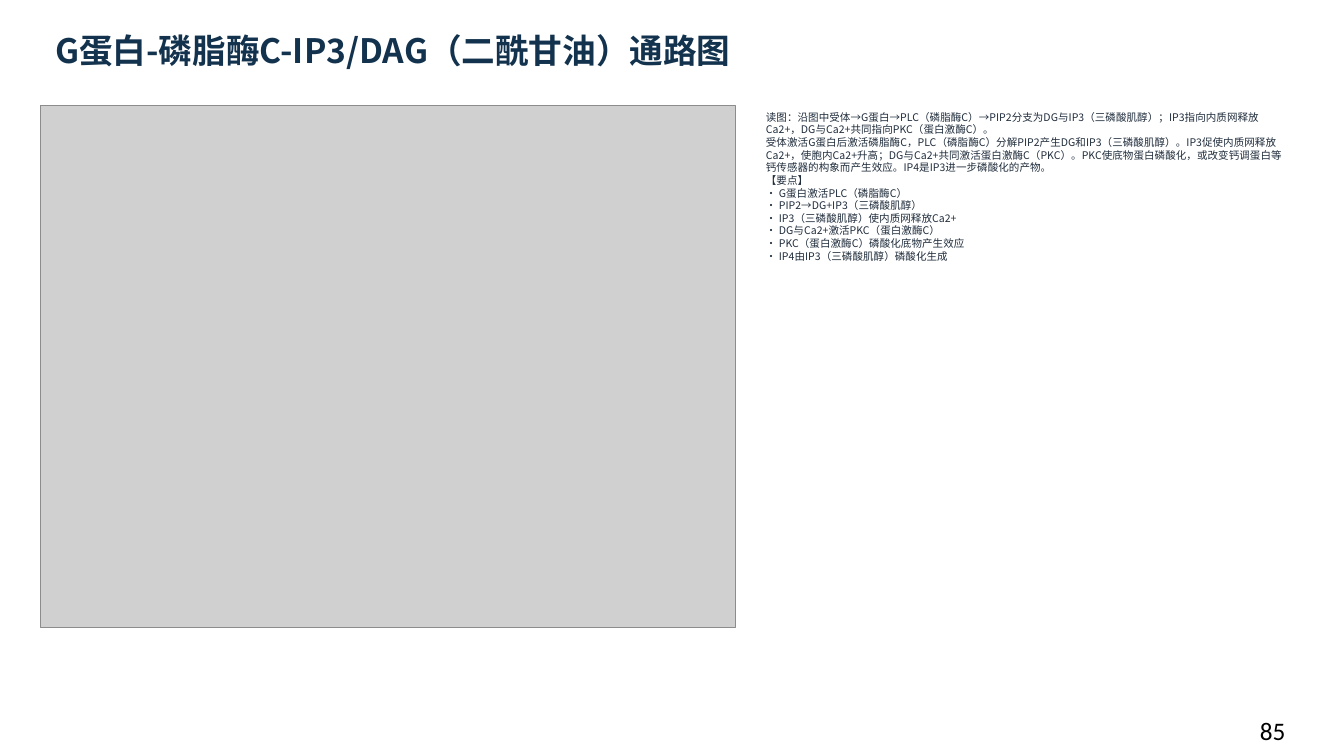
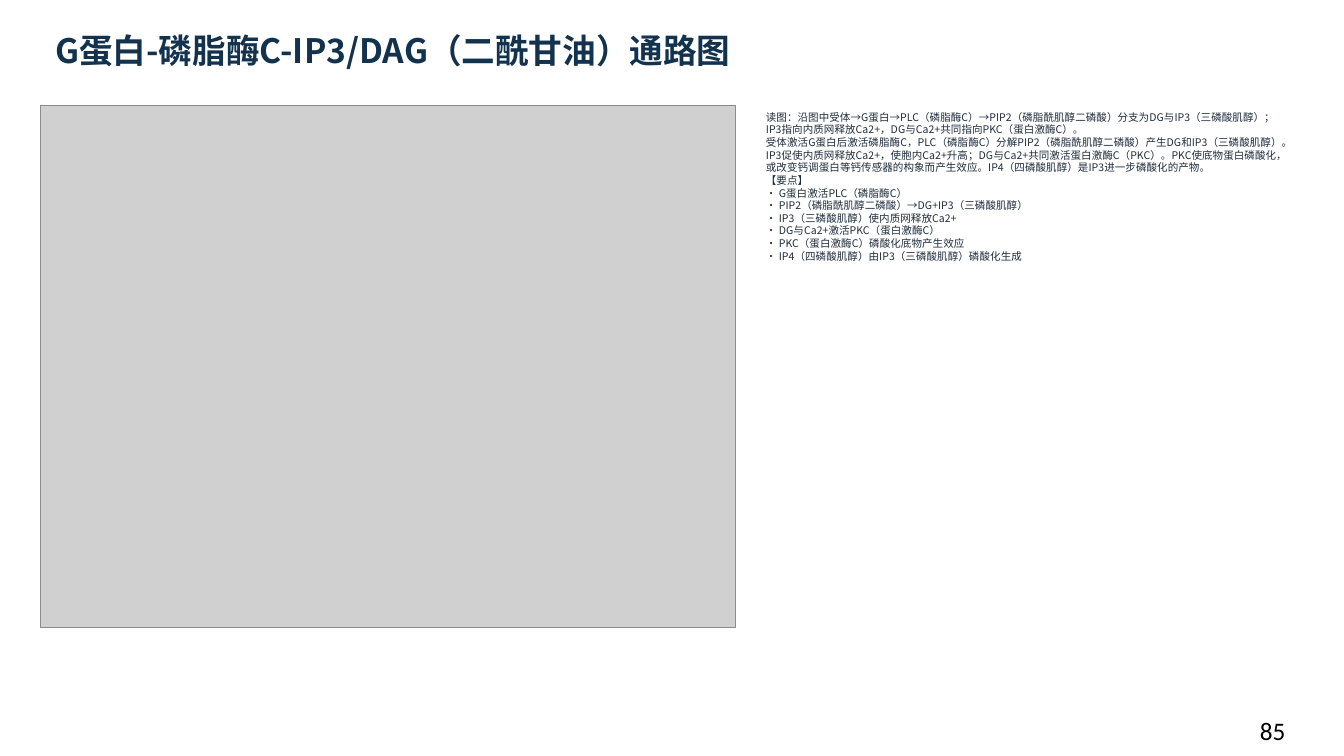
Before and after one commit to newkan-li/Biochemistry, a slide deck: slide 85 of downloads/bc14-ai-style.pptx. Drawn at 1344x756 pixels with LibreOffice and Linux fonts; fonts in the diff are those of the drawing; grey boxes stand for pictures. Boxes give left, top, right and bottom in pixels: in the first picture for what was removed or moved away, otherwise in the second. Text is boxed around its words. In the diff, an @@ line names an element or a change of style, - is before the commit and + after.

```diff
--- a/downloads/bc14-ai-style.pptx
+++ b/downloads/bc14-ai-style.pptx
@@ text at bbox=[766, 112, 1292, 261]: text changed @@
-读图：沿图中受体→G蛋白→PLC（磷脂酶C）→PIP2分支为DG与IP3（三磷酸肌醇）；IP3指向内质网释放Ca2+，DG与Ca2+共同指向PKC（蛋白激酶C）。
-受体激活G蛋白后激活磷脂酶C，PLC（磷脂酶C）分解PIP2产生DG和IP3（三磷酸肌醇）。IP3促使内质网释放Ca2+，使胞内Ca2+升高；DG与Ca2+共同激活蛋白激酶C（PKC）。PKC使底物蛋白磷酸化，或改变钙调蛋白等钙传感器的构象而产生效应。IP4是IP3进一步磷酸化的产物。
-【要点】
-• G蛋白激活PLC（磷脂酶C）
-• PIP2→DG+IP3（三磷酸肌醇）
-• IP3（三磷酸肌醇）使内质网释放Ca2+
-• DG与Ca2+激活PKC（蛋白激酶C）
-• PKC（蛋白激酶C）磷酸化底物产生效应
-• IP4由IP3（三磷酸肌醇）磷酸化生成
+读图：沿图中受体→G蛋白→PLC（磷脂酶C）→PIP2（磷脂酰肌醇二磷酸）分支为DG与IP3（三磷酸肌醇）；IP3指向内质网释放Ca2+，DG与Ca2+共同指向PKC（蛋白激酶C）。
+受体激活G蛋白后激活磷脂酶C，PLC（磷脂酶C）分解PIP2（磷脂酰肌醇二磷酸）产生DG和IP3（三磷酸肌醇）。IP3促使内质网释放Ca2+，使胞内Ca2+升高；DG与Ca2+共同激活蛋白激酶C（PKC）。PKC使底物蛋白磷酸化，或改变钙调蛋白等钙传感器的构象而产生效应。IP4（四磷酸肌醇）是IP3进一步磷酸化的产物。
+【要点】
+• G蛋白激活PLC（磷脂酶C）
+• PIP2（磷脂酰肌醇二磷酸）→DG+IP3（三磷酸肌醇）
+• IP3（三磷酸肌醇）使内质网释放Ca2+
+• DG与Ca2+激活PKC（蛋白激酶C）
+• PKC（蛋白激酶C）磷酸化底物产生效应
+• IP4（四磷酸肌醇）由IP3（三磷酸肌醇）磷酸化生成
```
Also in this commit, not shown: 22 other slides changed, 5 other files.
